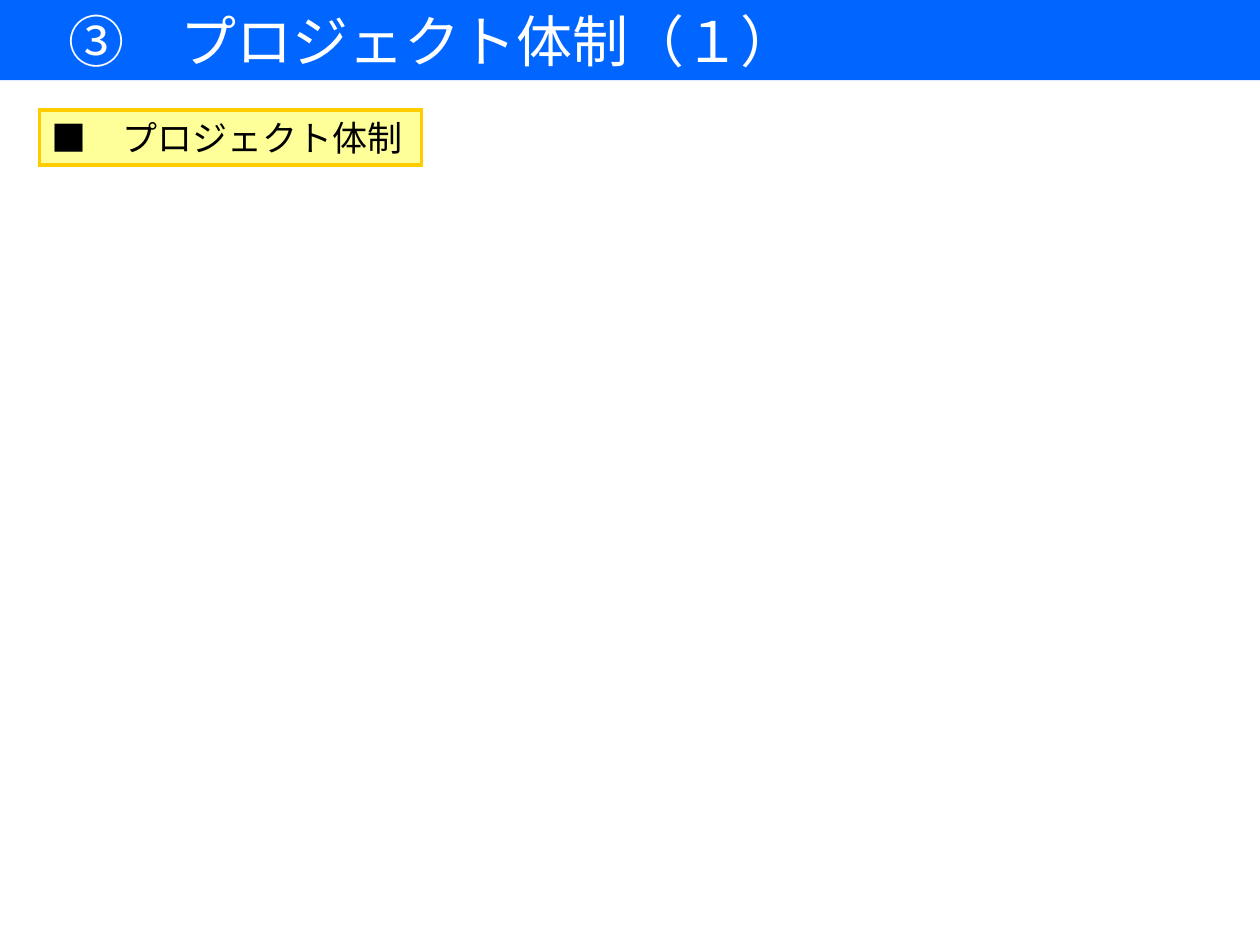
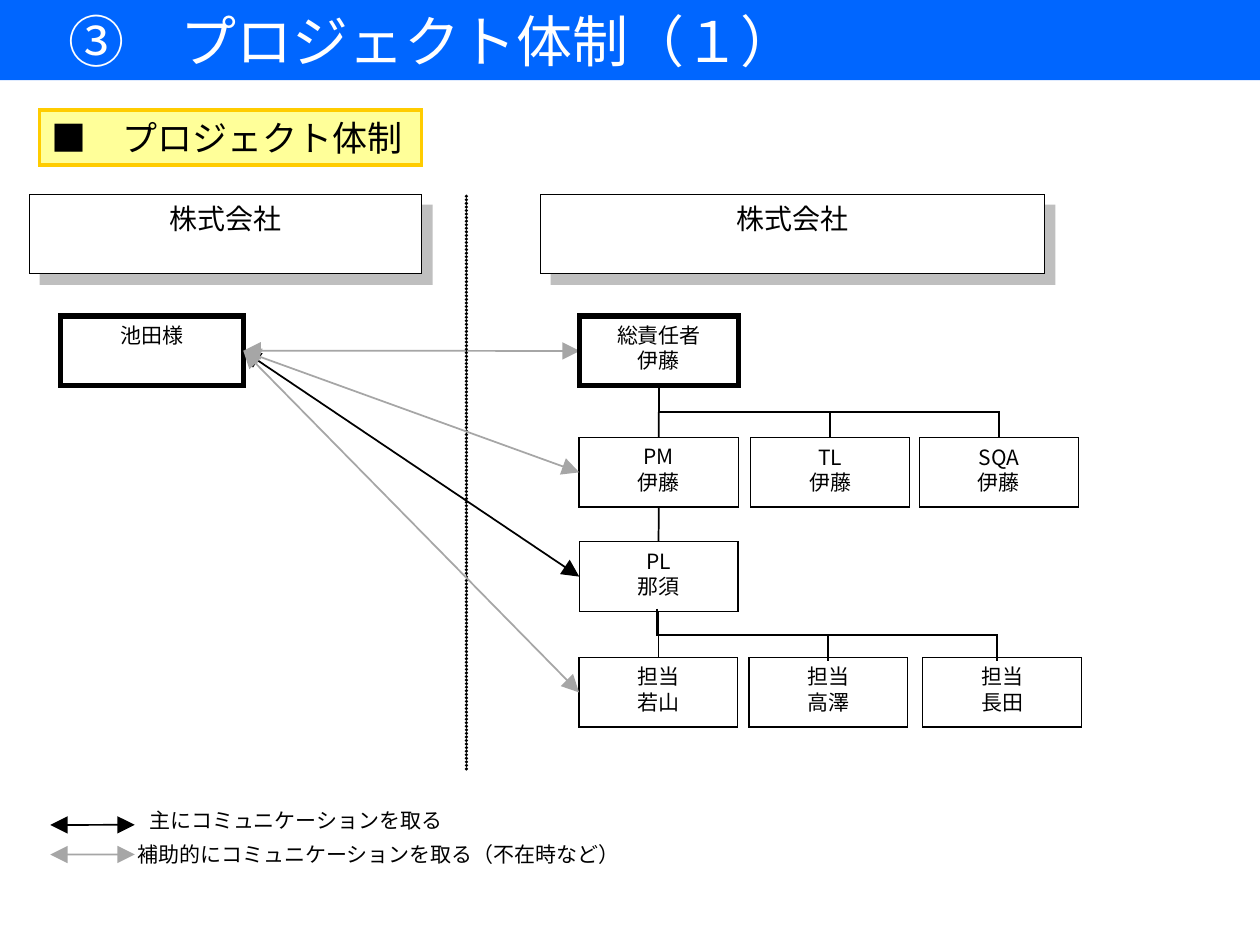
Before and after one commit to 7057547/RemoteMonitoringSystem, a slide deck: slide 7 of DOC/05作成資料/00開発計画書/【遠隔監視システム開発】開発計画書.ppt. Drawn at 1260x945 pixels with LibreOffice and Linux fonts; fonts in the diff are those of the drawing. Boxes give left, top, right and bottom in pixels: in the first picture for what was removed or moved away, otherwise in the second. Text is boxed around its words. In the diff, an @@ line names an element or a change of style, - is before the commit and + after.

```diff
--- a/DOC/05作成資料/00開発計画書/【遠隔監視システム開発】開発計画書.ppt
+++ b/DOC/05作成資料/00開発計画書/【遠隔監視システム開発】開発計画書.ppt
@@ rectangle added at (30, 195, 422, 275), fill #FFFFFF, outline #000000 0.74 pt, 16 pt, text #000000 @@
+株式会社
@@ line added from (466, 197) to (466, 770), #000000 2.01 pt @@
@@ rectangle added at (541, 195, 1045, 275), fill #FFFFFF, outline #000000 0.74 pt, 16 pt, text #000000 @@
+株式会社
@@ rectangle added at (60, 316, 243, 386), fill #FFFFFF, outline #000000 3 pt, 12 pt, text #000000 @@
+池田様
@@ double arrow added from (580, 352) to (243, 350), #A6A6A6 0.99 pt @@
@@ double arrow added from (580, 577) to (243, 350), #000000 0.99 pt @@
@@ double arrow added from (580, 693) to (243, 350), #A6A6A6 0.99 pt @@
@@ double arrow added from (580, 472) to (243, 350), #A6A6A6 0.99 pt @@
@@ group added at (580, 316, 1079, 727): 6 rectangles, 3 elbow lines, 2 lines @@
+PM
+伊藤
+PL
+那須
+総責任者
+伊藤
+TL
+伊藤
+SQA
+伊藤
+担当
+若山
@@ elbow line added from (658, 609) to (828, 662), #000000 0.99 pt @@
@@ elbow line added from (658, 609) to (997, 662), #000000 0.99 pt @@
@@ rectangle added at (748, 658, 907, 727), fill #FFFFFF, outline #000000 0.74 pt, 12 pt, text #000000 @@
+担当
+高澤
@@ rectangle added at (922, 658, 1081, 727), fill #FFFFFF, outline #000000 0.74 pt, 12 pt, text #000000 @@
+担当
+長田
@@ group added at (50, 810, 619, 864): 2 double arrows, 2 texts @@
+主にコミュニケーションを取る
+補助的にコミュニケーションを取る（不在時など）
```
Also in this commit, not shown: 7 other slides changed, 1 slide removed.
